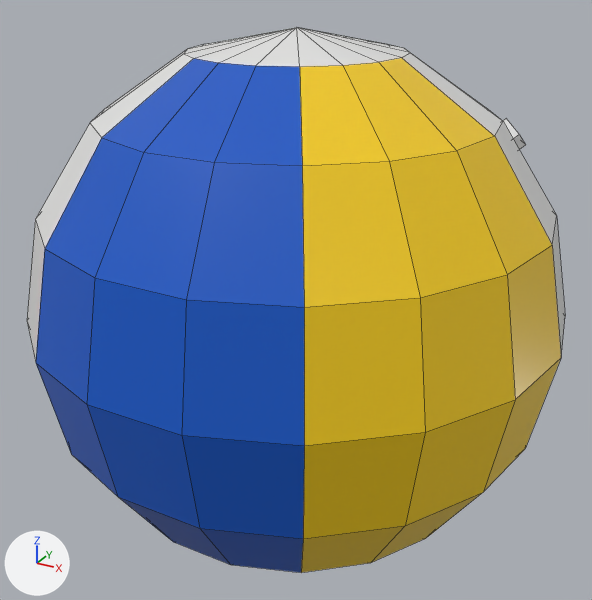
The Blender file assets/models/src/beach-ball.blend, before and after one commit.
Both versions are drawn from a 50 mm camera at (0.279, -0.509, 0.254) aimed at (0.0, 0.0, 0.0). The axes (+X, +Y, +Z) are drawn at lower left. The lights are the same throughout. The picture after the commit comes second. Mesh edges are drawn as thin lines.

The scene before the commit, as lines of its bpy script (objects in view):
```python
me_beachball = bpy.data.meshes.new('BeachBall')
me_beachball.from_pydata(...)  # 138 vertices, 151 faces; spans x -0.2..0.2, y -0.197..0.197, z -0.2..0.2
# faces by material slot: [79, 18, 18, 18, 18]
me_beachball.materials.append(mat_ballwhite)  # white #eaeae8
me_beachball.materials.append(mat_ballred)  # red #e52123
me_beachball.materials.append(mat_ballgreen)  # green #199e3d
me_beachball.materials.append(mat_ballblue)  # blue #1059c7
me_beachball.materials.append(mat_ballyellow)  # yellow #fad114
ob_beachball = bpy.data.objects.new('BeachBall', me_beachball)
ob_beachball.location = (0.0, 0.0, 0.0)
```
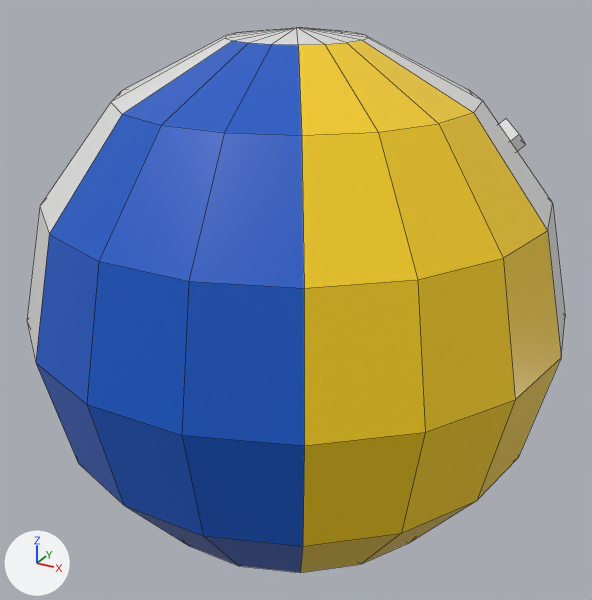
What differs and where, as boxes [x1, y1, x2, y2] in the pictures (592 x 600 px; the box of a moved part takes in the faces that stretch with it):
part 1 of me_beachball, moved or reshaped
    both: [28, 27, 564, 432]
part 2 of me_beachball, moved or reshaped
    both: [36, 358, 561, 573]

What the commit changed:
me_beachball has 138 vertices, 151 faces and spans x -0.2..0.2, y -0.197..0.197, z -0.2..0.2.
me_beachball is used by ob_beachball; location (0.0, 0.0, 0.0).
me_beachball part 1: 54 of 138 vertices moved; they spanned x -0.185..0.185, y -0.182..0.182, z 0.077..0.185 and now span x -0.181..0.181, y -0.178..0.178, z 0.086..0.194; mean shift (0.0, 0.0, 0.011); largest move (0.013, 0.075, 0.185) -> (0.008, 0.048, 0.194).
me_beachball part 2: 54 of 138 vertices moved; they spanned x -0.185..0.185, y -0.182..0.182, z -0.185..-0.077 and now span x -0.181..0.181, y -0.178..0.178, z -0.194..-0.086; mean shift (0.0, 0.0, -0.011); largest move (0.013, 0.075, -0.185) -> (0.008, 0.048, -0.194).
